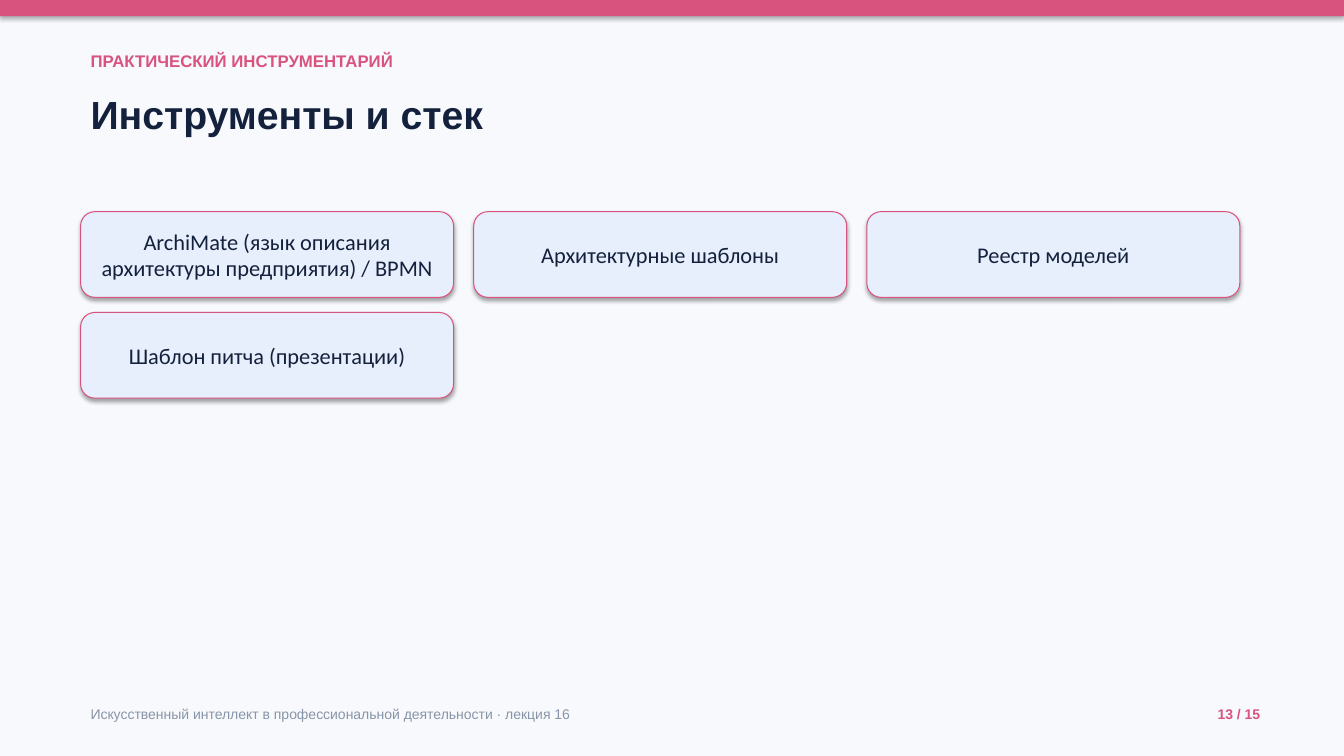
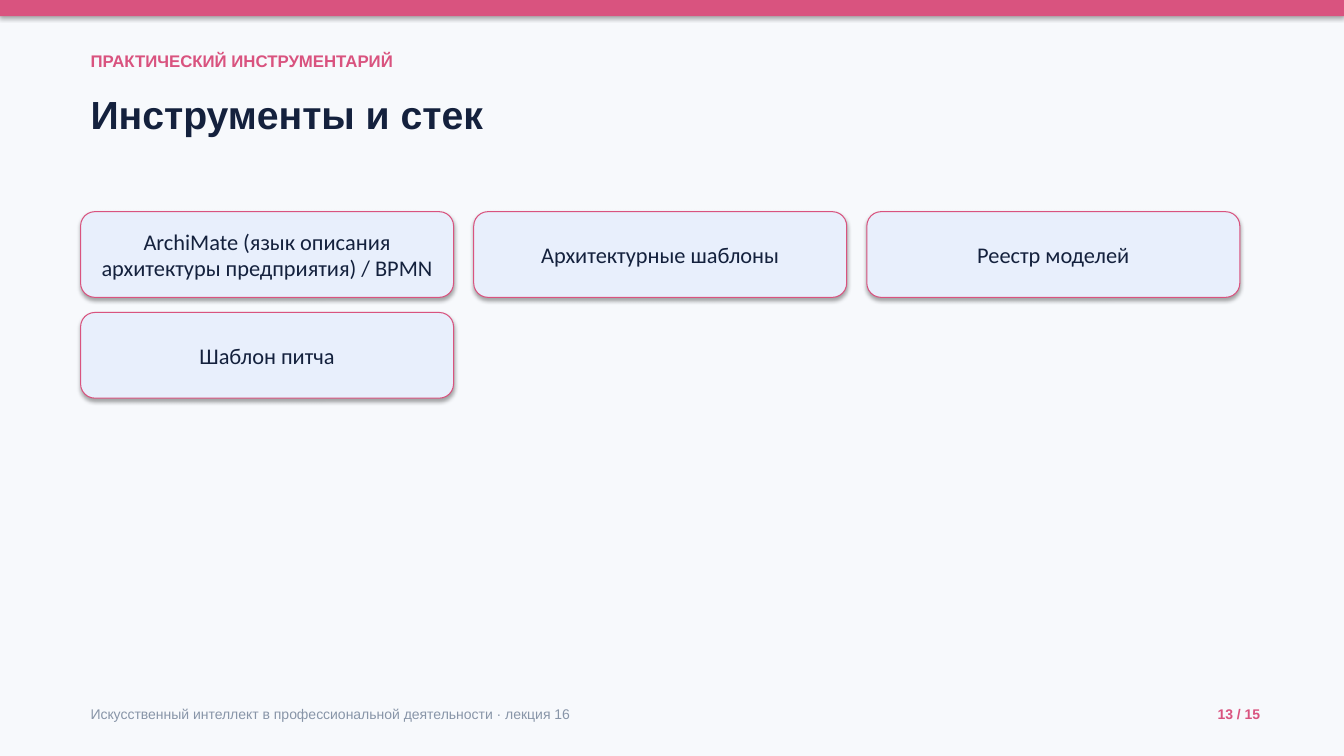
Before and after one commit to ketty3/ketty3.github.io, a slide deck: slide 13 of presentations/lecture-16.pptx. Drawn at 1344x756 pixels with LibreOffice and Linux fonts; fonts in the diff are those of the drawing. Boxes give left, top, right and bottom in pixels: in the first picture for what was removed or moved away, otherwise in the second. Text is boxed around its words. In the diff, an @@ line names an element or a change of style, - is before the commit and + after.

```diff
--- a/presentations/lecture-16.pptx
+++ b/presentations/lecture-16.pptx
@@ text in rounded rectangle at [199, 349, 335, 364]: text changed @@
-Шаблон питча (презентации)
+Шаблон питча
```
Also in this commit, not shown: 1 other slide changed, 44 other files.
